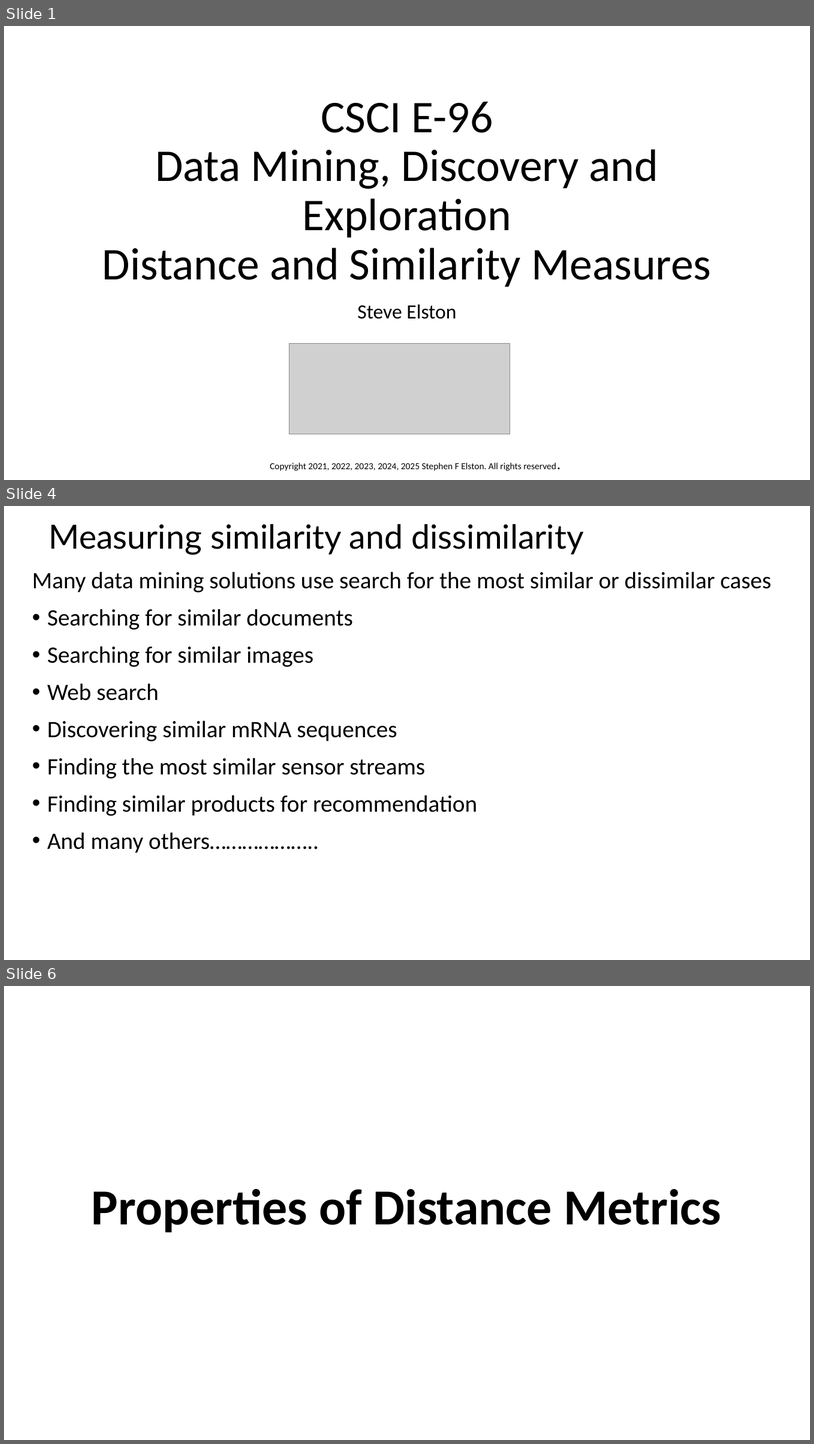
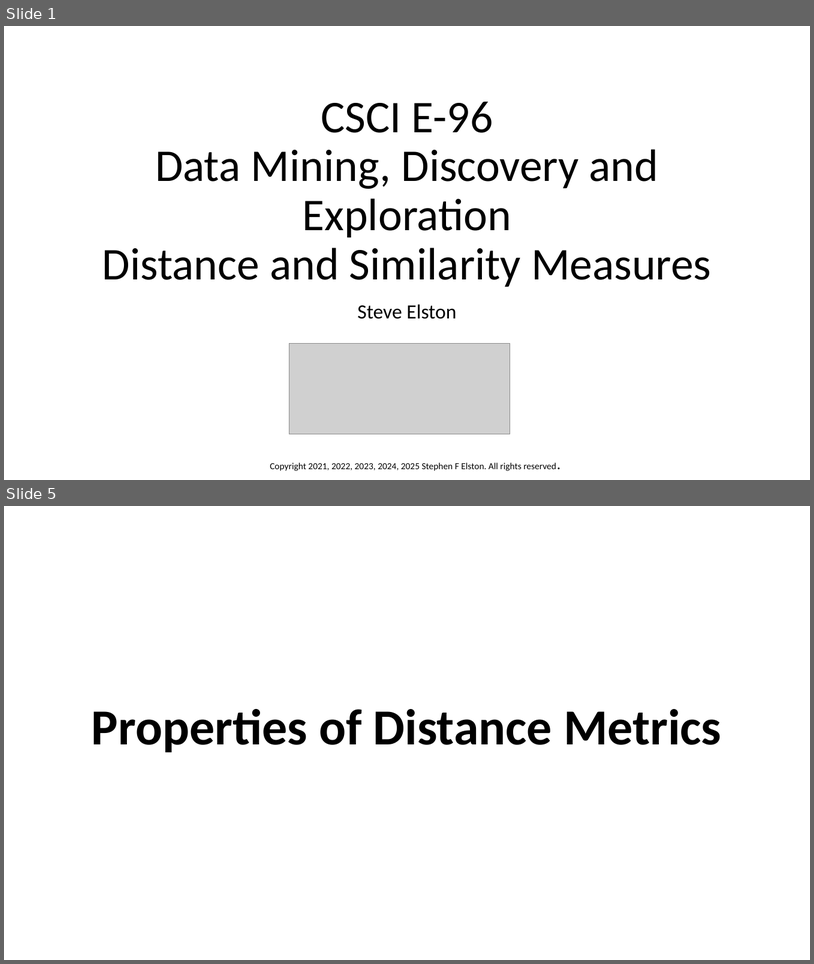
Before and after one commit to jonahneu/CSCI-E-108, a slide deck: slides/2_DistanceAndSimilarityMeasures.pptx. Shown one above the other, each under a label of ours: slides 1, 4 and 6 before the commit, slides 1 and 5 after it; the slides between them are not shown. The pictures are 814x1444 and 814x964 pixels, drawn with LibreOffice and Linux fonts; fonts in the diff are those of the drawing; grey boxes stand for pictures. Boxes give left, top, right and bottom in pixels: in the first picture for what was removed or moved away, otherwise in the second. Text is boxed around its words. In the diff, an @@ line names an element or a change of style, - is before the commit and + after.

```diff
--- a/slides/2_DistanceAndSimilarityMeasures.pptx
+++ b/slides/2_DistanceAndSimilarityMeasures.pptx
@@ slide 4 removed at box(4, 506, 810, 960), background #FFFFFF @@
@@ title removed at box(48, 524, 584, 555) @@
-Measuring similarity and dissimilarity
@@ text removed at box(32, 571, 771, 853) @@
-Many data mining solutions use search for the most similar or dissimilar cases
-• Searching for similar documents
-• Searching for similar images
-• Web search
-• Discovering similar mRNA sequences
-• Finding the most similar sensor streams
-• Finding similar products for recommendation
-• And many others………………..
@@ what was slide 6 is now slide 5 @@
```
Also in this commit, not shown: 3 slides changed, 1 other file.
